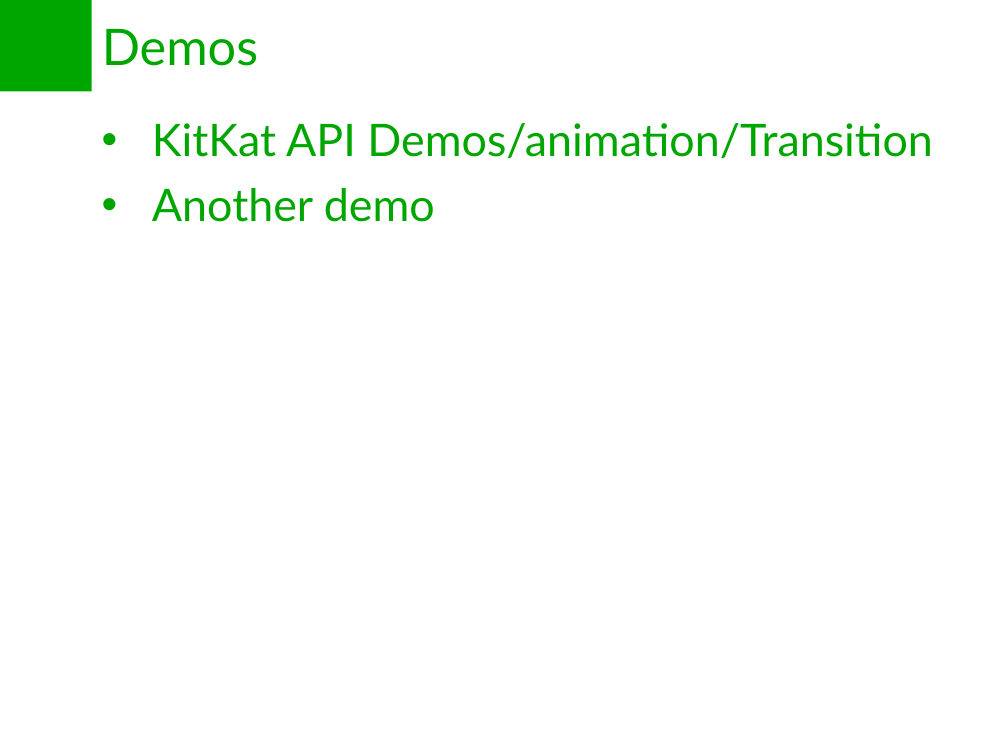
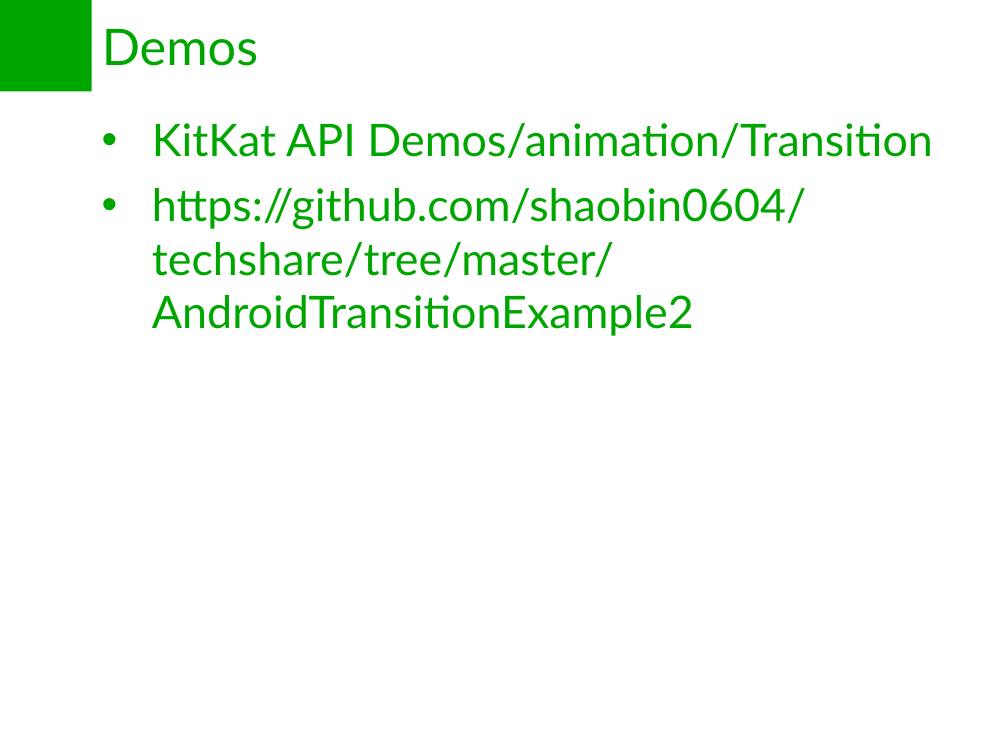
Before and after one commit to shaobin0604/techshare, a slide deck: slide 15 of 20140721_Transition_API_in_KitKat.ppt. Drawn at 1008x756 pixels with LibreOffice and Linux fonts; fonts in the diff are those of the drawing. Boxes give left, top, right and bottom in pixels: in the first picture for what was removed or moved away, otherwise in the second. Text is boxed around its words. In the diff, an @@ line names an element or a change of style, - is before the commit and + after.

Commit message:
update source link

```diff
--- a/20140721_Transition_API_in_KitKat.ppt
+++ b/20140721_Transition_API_in_KitKat.ppt
@@ text at [152, 188, 806, 336]: text changed @@
-• Another demo
+• https://github.com/shaobin0604/techshare/tree/master/AndroidTransitionExample2
```
